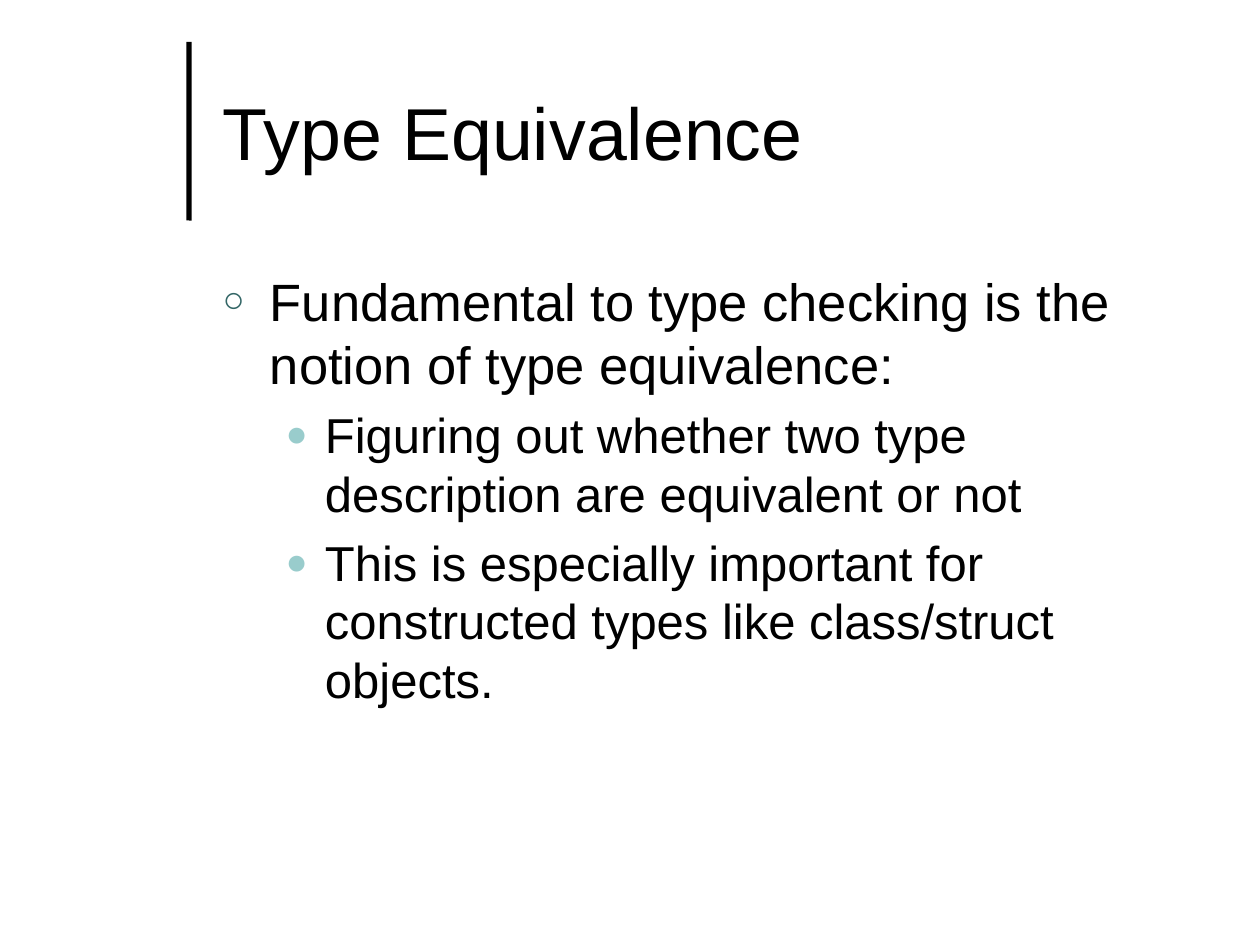
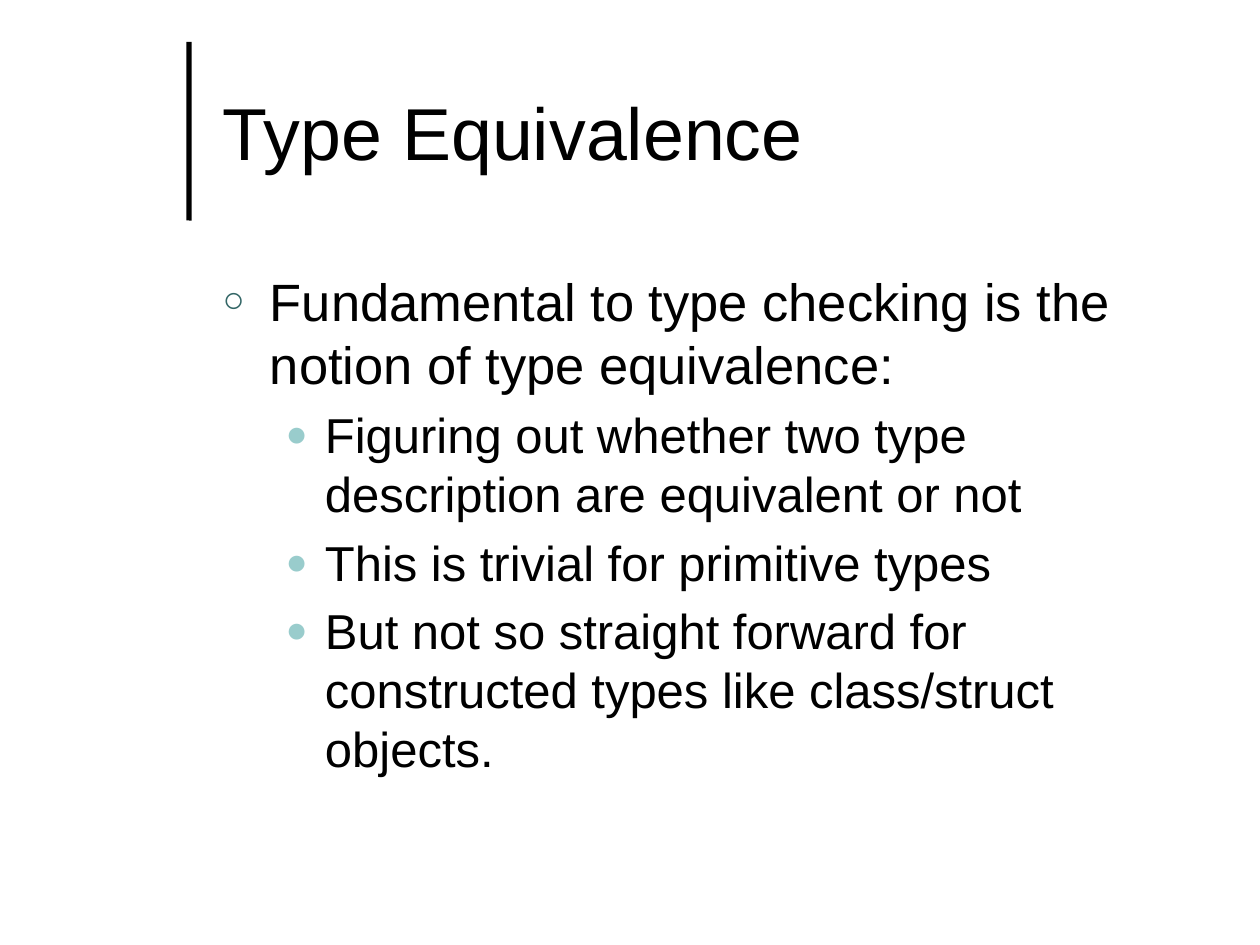
Before and after one commit to lutzhamel/CSC493, a slide deck: slide 14 of notes/csc493-ln002.pptx (slide 11 before the commit). Drawn at 1260x945 pixels with LibreOffice and Linux fonts; fonts in the diff are those of the drawing; background and template pictures are left out. Boxes give left, top, right and bottom in pixels: in the first picture for what was removed or moved away, otherwise in the second. Text is boxed around its words. In the diff, an @@ line names an element or a change of style, - is before the commit and + after.

```diff
--- a/notes/csc493-ln002.pptx
+++ b/notes/csc493-ln002.pptx
@@ text at (325,545,1054,777): text changed @@
-  ● This is especially important for constructed types like class/struct objects.
+  ● This is trivial for primitive types
+  ● But not so straight forward for constructed types like class/struct objects.
```
Also in this commit, not shown: 7 other slides changed, 4 slides added, 12 other files.
